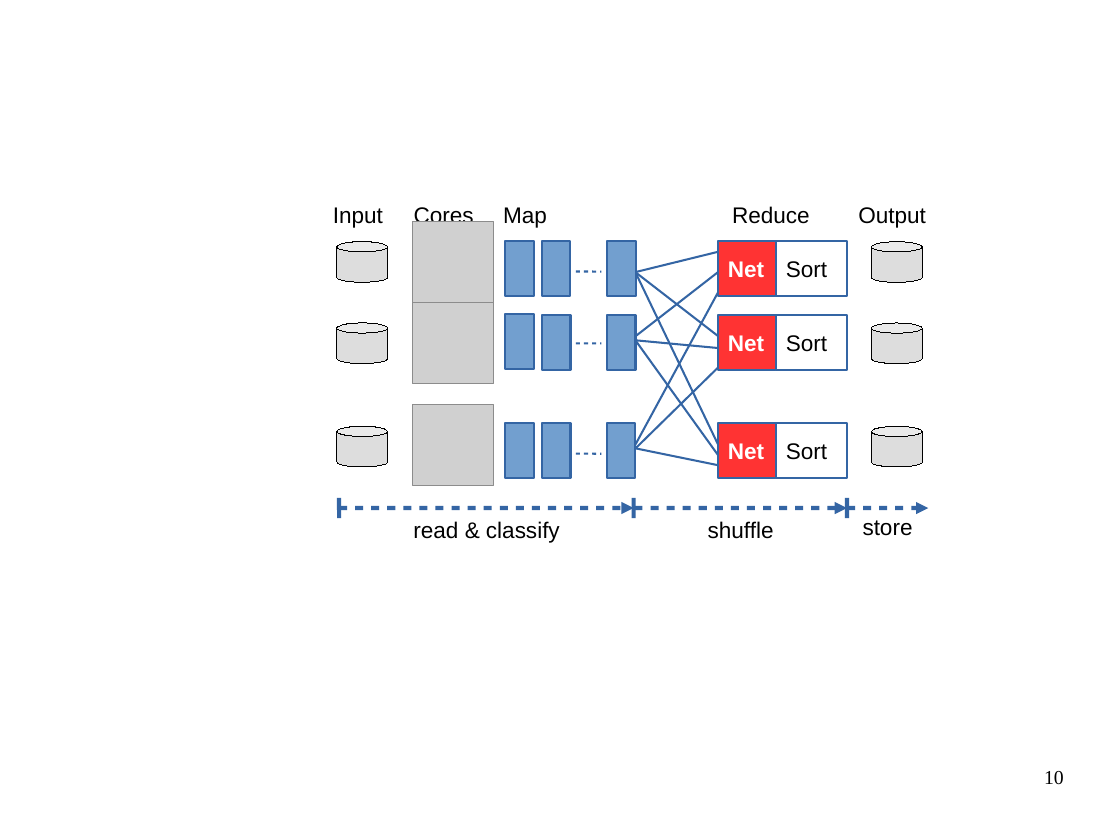
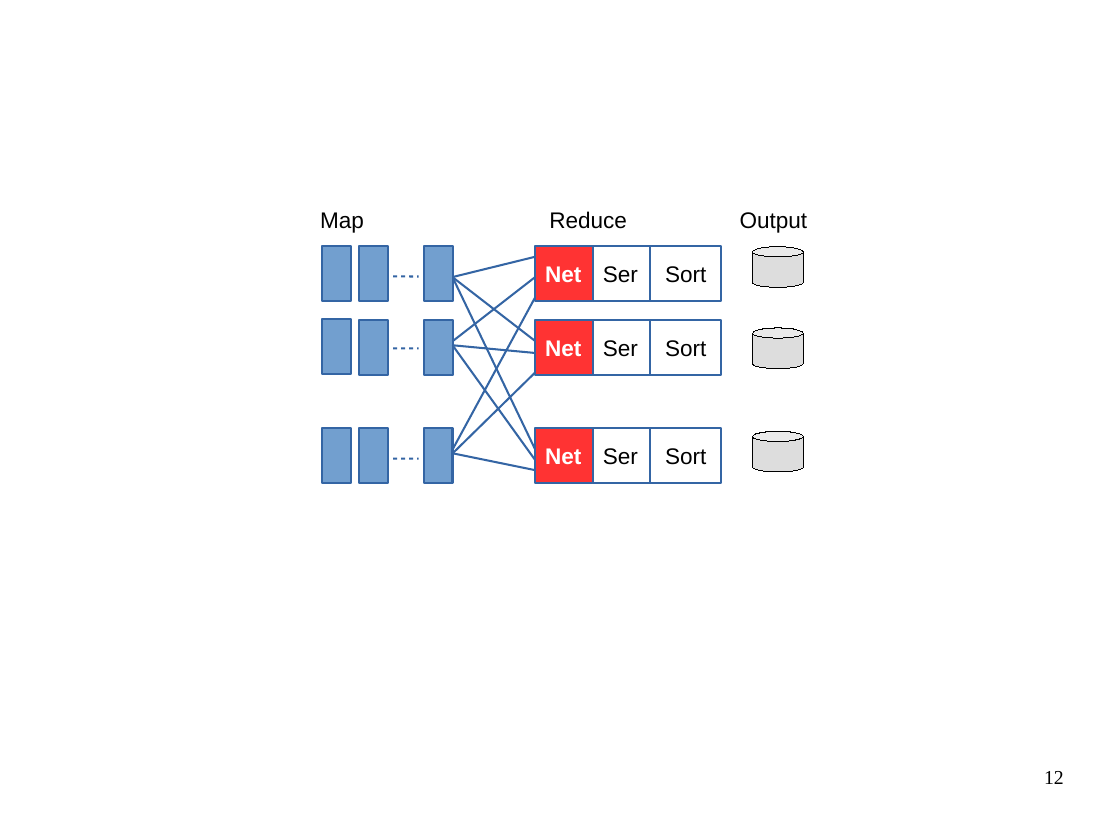
Before and after one commit to apache/incubator-crail-website, a slide deck: slide 12 of _graphix/website.odp (slide 10 before the commit). Drawn at 1120x840 pixels with LibreOffice and Linux fonts; fonts in the diff are those of the drawing; grey boxes stand for pictures; background and template pictures are left out. Boxes give left, top, right and bottom in pixels: in the first picture for what was removed or moved away, otherwise in the second. Text is boxed around its words. In the diff, an @@ line names an element or a change of style, - is before the commit and + after.

```diff
--- a/_graphix/website.odp
+++ b/_graphix/website.odp
@@ text removed at <box>333,207,383,228</box> @@
-Input
@@ text removed at <box>414,205,474,222</box> @@
-Cores
@@ picture removed at <box>413,222,494,303</box> @@
@@ rectangle: place and size @@
-rectangle at <box>607,423,635,479</box>
+rectangle at <box>322,246,351,302</box>
@@ cylinder removed at <box>337,242,388,283</box> @@
@@ rectangle added at <box>594,246,650,302</box>, fill #FFFFFF, outline #3465A4 1.45 pt, 16 pt, text #000000 @@
+Ser
@@ rectangle: place and size @@
-rectangle at <box>608,315,636,371</box>
+rectangle at <box>322,319,351,375</box>
@@ cylinder removed at <box>337,323,388,364</box> @@
@@ picture removed at <box>413,303,494,384</box> @@
@@ 3 rectangles: place and size @@
-3 rectangles at <box>505,241,534,479</box>
+3 rectangles at <box>424,246,453,484</box>
@@ rectangle added at <box>594,320,650,376</box>, fill #FFFFFF, outline #3465A4 1.45 pt, 16 pt, text #000000 @@
+Ser
@@ 3 rectangles: place and size @@
-3 rectangles at <box>776,241,848,479</box>
+3 rectangles at <box>650,246,722,484</box>
@@ alignment left to centre in 3 elements at <box>650,428,722,484</box>, <box>650,246,722,302</box>, <box>650,320,722,376</box> @@
@@ 12 lines, 6 rectangles, 2 texts: place and size @@
-12 lines, 6 rectangles, 2 texts at <box>503,206,810,479</box>
+12 lines, 6 rectangles, 2 texts at <box>320,211,627,484</box>
@@ picture removed at <box>413,405,494,486</box> @@
@@ mirrored in 6 elements at <box>425,246,453,302</box>, <box>424,428,452,484</box>, <box>425,320,453,376</box>, <box>322,319,351,375</box>, <box>322,246,351,302</box>, <box>322,428,351,484</box> @@
@@ rectangle: place and size @@
-rectangle at <box>608,241,636,297</box>
+rectangle at <box>322,428,351,484</box>
@@ cylinder removed at <box>337,427,388,468</box> @@
@@ rectangle added at <box>594,428,650,484</box>, fill #FFFFFF, outline #3465A4 1.45 pt, 16 pt, text #000000 @@
+Ser
@@ 3 cylinders, 1 text: place and size @@
-3 cylinders, 1 text at <box>858,207,926,468</box>
+3 cylinders, 1 text at <box>740,212,808,473</box>
@@ arrow removed from (339, 508) to (634, 508) @@
@@ line removed from (339, 498) to (339, 518) @@
@@ arrow removed from (634, 508) to (848, 508) @@
@@ line removed from (634, 498) to (634, 518) @@
@@ arrow removed from (848, 508) to (929, 508) @@
@@ line removed from (848, 498) to (848, 518) @@
@@ text removed at <box>413,521,560,543</box> @@
-read & classify
@@ text removed at <box>708,521,774,539</box> @@
-shuffle
@@ text removed at <box>863,520,913,536</box> @@
-store
@@ page number at <box>1044,771,1064,784</box>: text changed @@
-10
+12
```
Also in this commit, not shown: 3 slides added, 1 other file.
